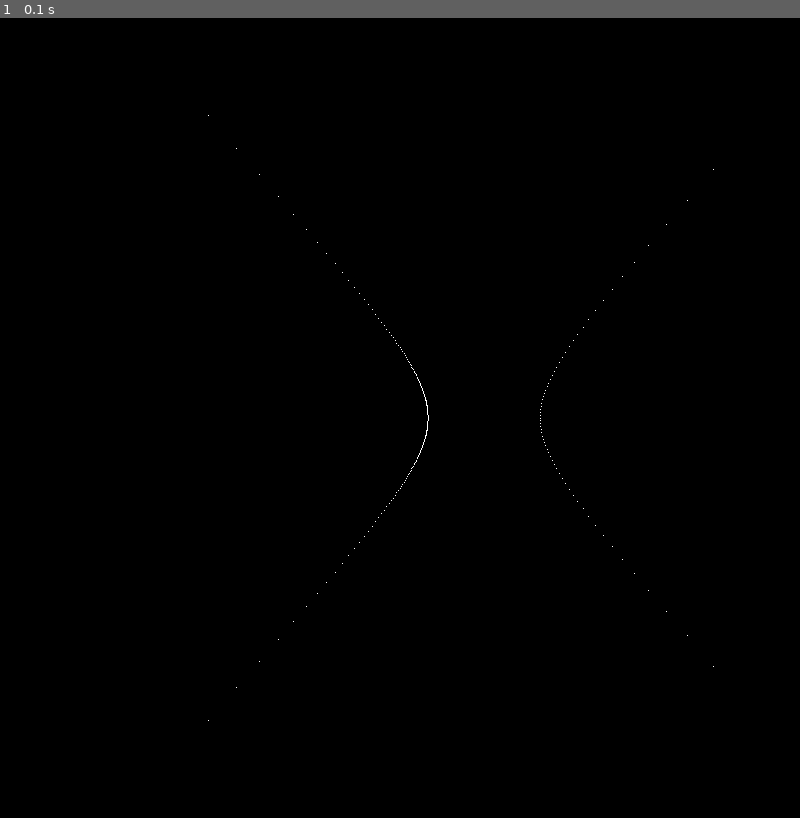
Above: before the commit, frame 1.
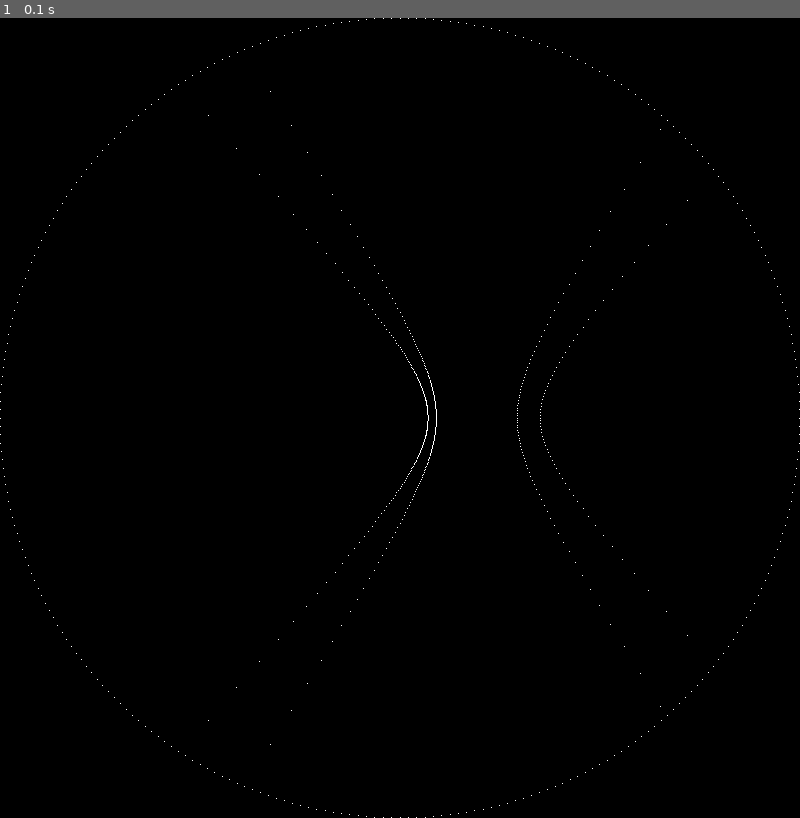
Above: after the commit, the same moment.

Repository: jpgtordilla/TransferOrbit
Game: pygame game, started from main.py
Same seed, same stepped clock (60 frames per second), same inputs: the game is played once before the commit and once after it.
Inputs:
- Up to frame 1 (0.1 s): no input

The runs differ from the first frame. In frame 1, less than 0.1% of the frame differs, in the area x 0-100%, y 0-100%.

Commit message:
issue with graphing multiple circles and relative sizes

Diff:
--- a/graph_orbits.py
+++ b/graph_orbits.py
@@ -31,9 +31,37 @@
 import pygame
 from pygame.locals import *
 
+"""PYGAME CONSTANTS: (https://inventwithpython.com/pygameHelloWorld.py)"""
+surface = None
+WIDTH = 800
+HEIGHT = 800
+BLACK = (0, 0, 0)
+WHITE = (255, 255, 255)
+
+pygame.init()
+surface = pygame.display.set_mode([WIDTH, HEIGHT])
+pygame.display.set_caption("Orbit Graph")
+
+"""NOTES:
+
+- Issue: graphing
+- circles are all scaled to be the same size
+- this has to do with the screen width scaling
+
+- create helper method to:
+    - get all the orbits and their parameters
+    - calculate their radii
+    - scale the circles so that the largest circle takes up a reasonable amount of screen
+    - create a factor so that the other orbits are relatively sized
+"""
+
 def game_loop():
-    parabola = OrbitGrapher(epsilon=1.5)  # parabola
-    parabola.graph_orbit()
+    hyperbola = OrbitGrapher(epsilon=1.5)  # hyperbola
+    hyperbola.graph_orbit()
+    hyperbola_steep = OrbitGrapher(epsilon=1.9)  # hyperbola, steeper
+    hyperbola_steep.graph_orbit()
+    circle = OrbitGrapher(epsilon=0, l=10**24)  # circle
+    circle.graph_orbit()
     while True:
         pygame.display.update()
         for event in pygame.event.get():
@@ -50,22 +78,6 @@
         self.L = l # angular momentum
         self.EPSILON = epsilon # eccentricity
         self.C = self.L**2 / (self.GAMMA * self.MU)
-
-        """PYGAME CONSTANTS
-        (https://inventwithpython.com/pygameHelloWorld.py)
-        """
-        self.surface = None
-        self.WIDTH = 800
-        self.HEIGHT = 800
-        self.BLACK = (0, 0, 0)
-        self.WHITE = (255, 255, 255)
-
-        self.init_pygame()
-
-    def init_pygame(self):
-        pygame.init()
-        self.surface = pygame.display.set_mode([self.WIDTH, self.HEIGHT])
-        pygame.display.set_caption("Orbit Graph")
 
     def r_orbit(self, phi):
         return self.C/(1 + self.EPSILON * np.cos(phi))
@@ -91,7 +103,6 @@
             r_list.append([current_r, current_phi])
 
         # if hyperbola or parabola (EPSILON = 1 or "..." > 1), shave off (default 10%) the longer r values
-        start_percent_index = int(len(r_list) * percent)
         end_percent_index = int(len(r_list) - len(r_list) * percent)
 
         if self.EPSILON == 1:
@@ -119,14 +130,11 @@
         # get max in the list
         # find dividing factor that reduced it to the width of the screen (divided by 2)
         r_max = max([abs(elem[0]) for elem in r_list])
-        factor = r_max / (self.WIDTH / 2)
+        factor = r_max / (WIDTH / 2)
 
         # graph each point
         for i in range(len(x_point_list)):
-            current_x_coord = int((x_point_list[i] / factor) + self.WIDTH / 2)
-            current_y_coord = int((y_point_list[i] / factor) + self.HEIGHT / 2)
+            current_x_coord = int((x_point_list[i] / factor) + WIDTH / 2)
+            current_y_coord = int((y_point_list[i] / factor) + HEIGHT / 2)
             # plot point
-            self.surface.set_at((current_x_coord, current_y_coord), self.WHITE)
-
-        # draw the window and run the game loop
-        # pygame.display.update()
+            surface.set_at((current_x_coord, current_y_coord), WHITE)
